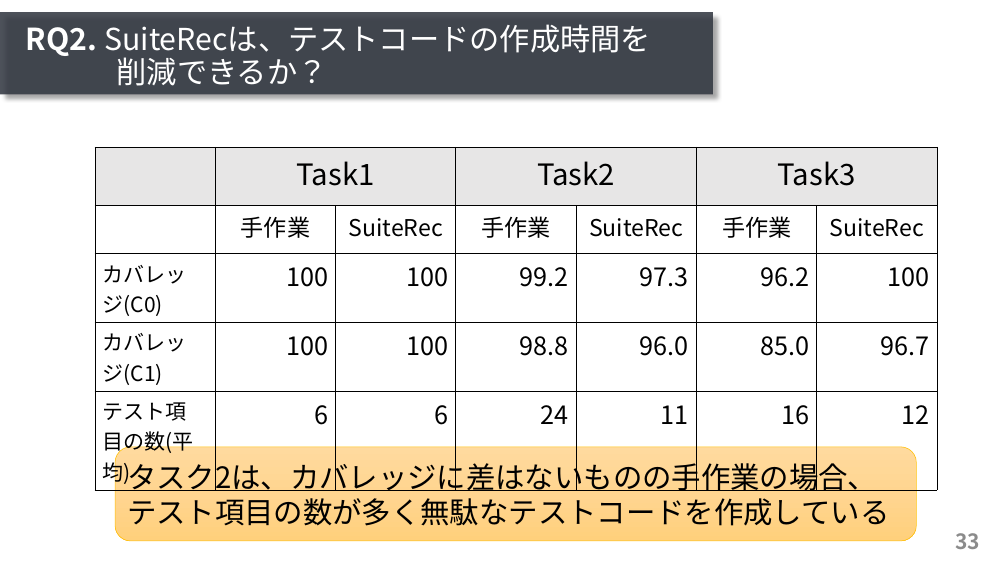
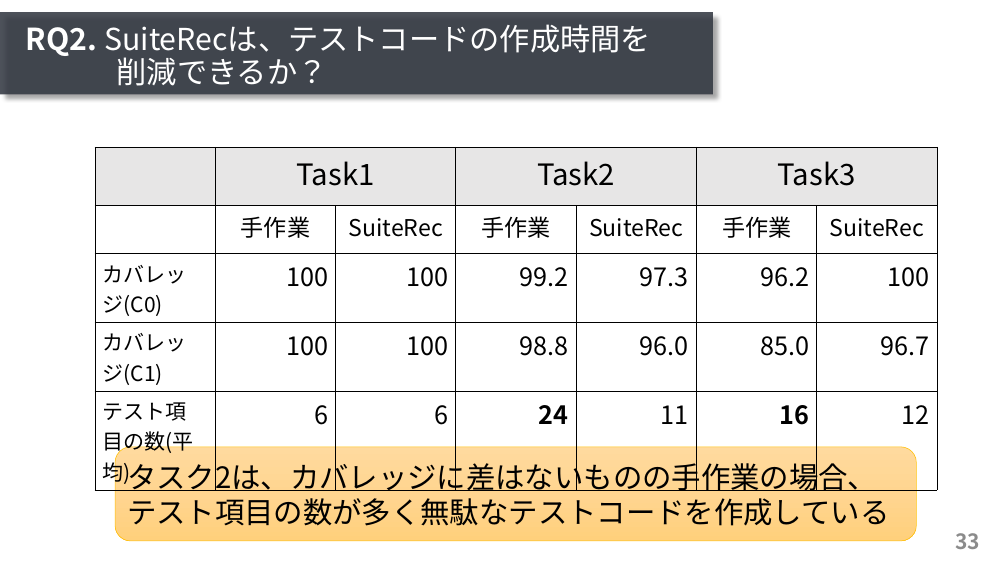
Before and after one commit to ryosuke-ku/mthesis2020-pre, a slide deck: slide 33 of presentation_kurachi.pptx. Drawn at 1008x567 pixels with LibreOffice and Linux fonts; fonts in the diff are those of the drawing. Boxes give left, top, right and bottom in pixels: in the first picture for what was removed or moved away, otherwise in the second. Text is boxed around its words. In the diff, an @@ line names an element or a change of style, - is before the commit and + after.

Commit message:
add

```diff
--- a/presentation_kurachi.pptx
+++ b/presentation_kurachi.pptx
@@ table at box(95, 147, 937, 489) @@
@@ bold on in "24", "16" @@
```
Also in this commit, not shown: 2 other slides changed.
